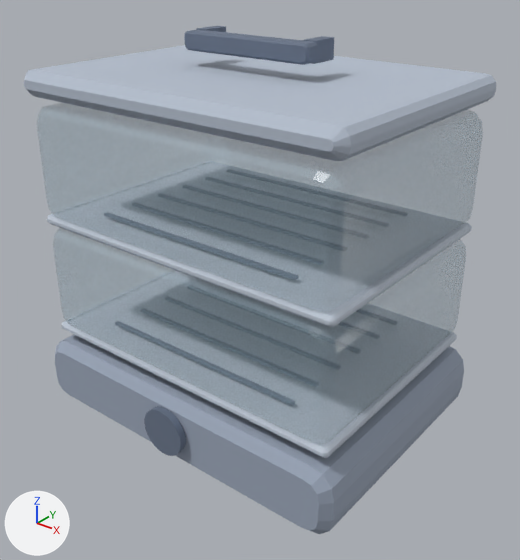
Renders of the glTF model homeos/frontend/public/static/3d-studio/models/food-steamer.glb from each side of a commit.
Both versions are drawn from a camera (50 mm lens) standing at (0.344, -0.421, 0.384) and looking at (0.013, -0.008, 0.128). Lighting does not change. The marker at lower left points along +X, +Y and +Z. The older version comes first. Where no turn or scale is listed for an object, it has been applied to the vertices.

The older version as bpy lines, for what is in view:
```python
ob_body = bpy.data.objects.new('body', me_body)
ob_body.location = (0.0, 0.0035, 0.0)
ob_dark = bpy.data.objects.new('dark', me_dark)
ob_dark.location = (0.0, 0.0035, 0.0)
ob_glass = bpy.data.objects.new('glass', me_glass)
ob_glass.location = (0.0, 0.0035, 0.0)
ob_light = bpy.data.objects.new('light', me_light)
ob_light.location = (0.0, 0.0035, 0.0)
ob_soft = bpy.data.objects.new('soft', me_soft)
ob_soft.location = (0.0, 0.0035, 0.0)
```
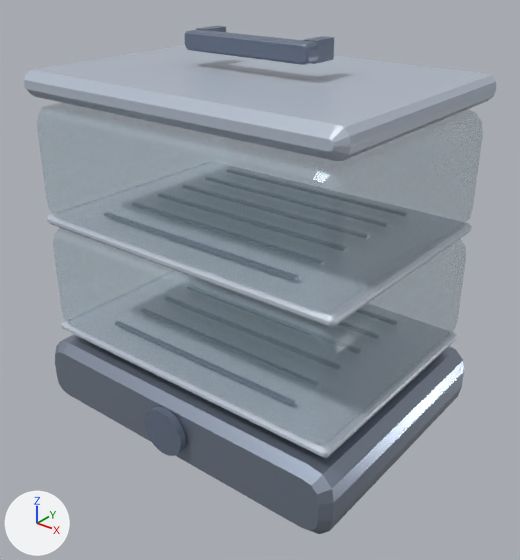
Changed parts and their boxes (x1, y1, x2, y2) in the pictures (520 x 560 px):
'body', surface changed
    both: (55, 334, 464, 534)

The edits, one by one:
In material 'food-steamer-candidate-body' (mat_food_steamer_candidate_body), roughness goes from 0.82 to 0.32.
In material 'food-steamer-candidate-body' (mat_food_steamer_candidate_body), metallic goes from 0.0 to 0.72.
In material 'food-steamer-candidate-glass' (mat_food_steamer_candidate_glass), roughness goes from 0.22 to 0.14.
In material 'food-steamer-candidate-light' (mat_food_steamer_candidate_light), roughness goes from 0.82 to 0.36.
In material 'food-steamer-candidate-soft' (mat_food_steamer_candidate_soft), roughness goes from 0.82 to 0.3.
